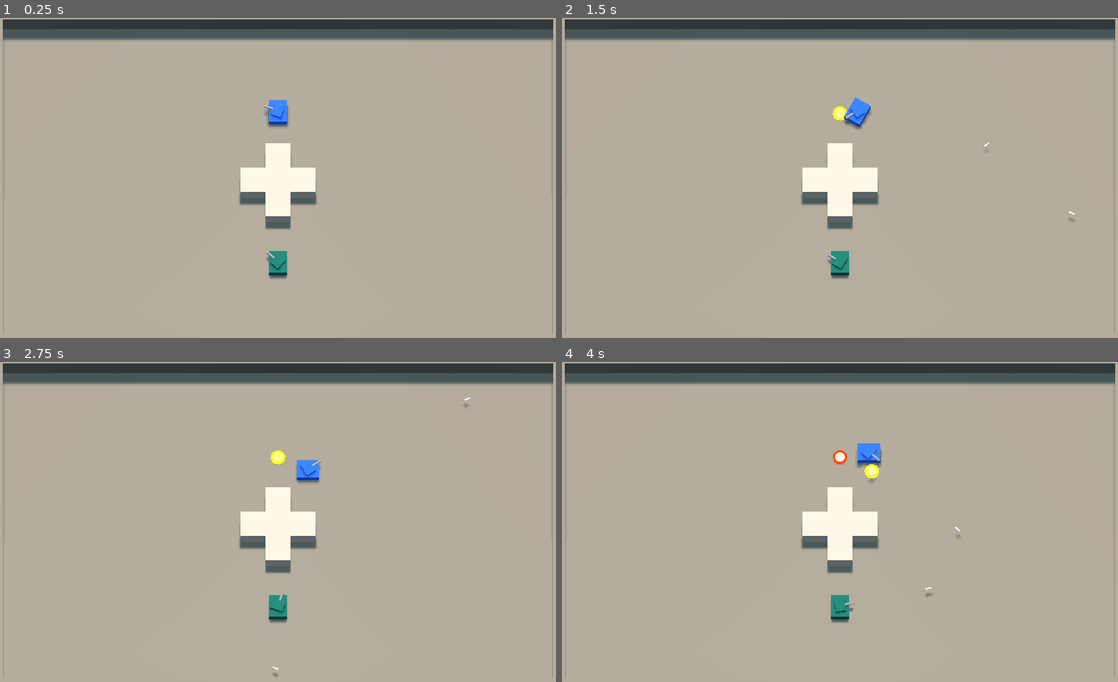
Above: before the commit, frames 1-4 (two rows, left to right).
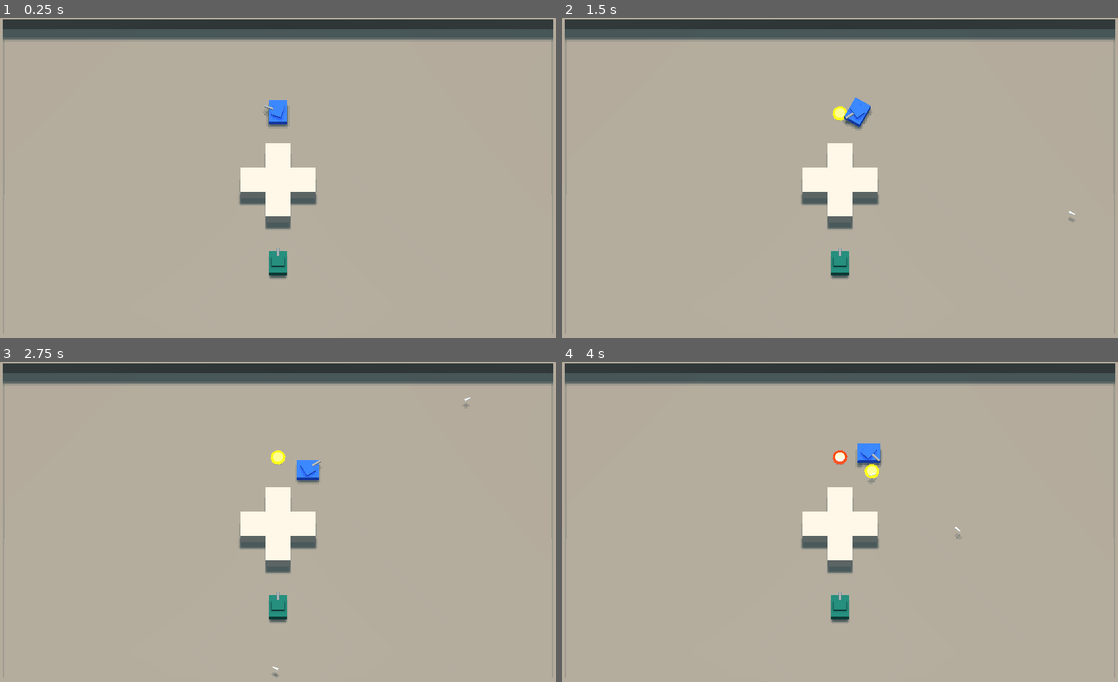
Above: after the commit, the same moments.

Repository: jdrempel/tanks
Game: Godot game, scene res://Main.tscn
Two runs of this game, one before a commit and one after it. Both use one fixed random seed, a clock stepped at 60 frames per second and the inputs below.
Inputs (mouse positions are in pixels of both pictures, inside the frame that each line leads up to):
- Up to frame 1 (0.25 s): no input
- Up to frame 2 (1.5 s): tap Enter at 0.5 s; move the mouse to (962, 165) at 0.52 s; hold D (move_right) 0.53-1.28 s; click (962, 165) at 0.6 s; right-click (962, 165) at 0.8 s; move the mouse to (728, 197) at 1.27 s; hold S (move_down) from 1.28 s (still down); right-click (728, 197) at 1.35 s
- Up to frame 3 (2.75 s): click (166, 541) at 1.55 s; move the mouse to (333, 451) at 2.02 s; release S (move_down) at 2.03 s; hold D (move_right) from 2.03 s (still down); click (333, 451) at 2.1 s; right-click (333, 451) at 2.3 s
- Up to frame 4 (4 s): move the mouse to (812, 589) at 2.77 s; release D (move_right) at 2.78 s; hold W (move_up) 2.78-3.53 s; right-click (812, 589) at 2.85 s; click (812, 589) at 3.05 s; move the mouse to (1006, 573) at 3.52 s; hold A (move_left) from 3.53 s (still down); click (1006, 573) at 3.6 s; right-click (1006, 573) at 3.8 s

The runs differ from the first frame. In frame 1, less than 0.1% of the frame differs, in the area x 48-52%, y 71-79%; in frame 2, less than 0.1%; in frame 3, less than 0.1%; in frame 4, less than 0.1%, in the area x 48-67%, y 70-79%.

Commit message:
Enemy tank aim leads player movement

Diff:
--- a/characters/enemies/Enemy.gd
+++ b/characters/enemies/Enemy.gd
@@ -2,7 +2,6 @@
 
 export var move_speed := 1.5
 export var turn_speed := 0.8  # rad/s
-export var look_speed := 3.0  # rad/s
 
 # Temporary
 onready var player1 = get_node("/root/Main/Player1")
@@ -15,6 +14,7 @@
 var target_rotation: Basis
 var opposite_rotation: Basis
 var rotation_lerp := 0.0
+var aim_location: Vector3
 
 enum AiState { SEARCHING, ENGAGING, FLEEING }
 var ai_state = AiState.SEARCHING
@@ -33,7 +33,7 @@
 export var ai_acquire_target_radius := 5.0  # meters
 export var ai_target_lock_sticky_factor := 1.5  # x multiplier
 
-var ai_target
+var ai_target: KinematicBody
 
 
 func _ready():
@@ -52,7 +52,6 @@
 	opposite_rotation = target_rotation.rotated(Vector3.UP, PI)
 	var opposite_quat = opposite_rotation.get_rotation_quat()
 	var angle_to_opposite = transform.basis.get_rotation_quat().angle_to(opposite_quat)
-	var pointing_vector: Vector3
 	if angle_to_target > angle_to_opposite:
 		target_rotation = opposite_rotation
 	var facing_vector := -transform.basis.z.normalized()
@@ -111,13 +110,46 @@
 	$FleeTimer.stop()
 
 
-func is_target_acquired() -> bool:
+func get_aim_location():
+	var target_velocity: Vector3 = ai_target.velocity
+	var ordnance_speed = $WeaponController.active_primary.ordnance.instance().move_speed
+	var ordnance_velocity = $Body/TurretRoot/FirePointCannon.global_transform.basis.z * ordnance_speed
+
+	var to_target = ai_target.global_transform.origin - global_transform.origin
+
+	var a = target_velocity.dot(target_velocity) - ordnance_speed * ordnance_speed
+	var b = 2 * target_velocity.dot(to_target)
+	var c = to_target.dot(to_target)
+
+	var p = -b / (2 * a)
+	var q = sqrt((b*b) - 4*a*c) / (2 * a)
+
+	var t1 = p - q
+	var t2 = p + q
+	var t
+
+	if (t1 > t2 and t2 > 0):
+		t = t2
+	else:
+		t = t1
+
+	aim_location = ai_target.global_transform.origin + target_velocity * t
+
+
+func is_target_in_sight() -> bool:
 	var space = get_world().direct_space_state
 	var result = space.intersect_ray(
 		$Body/TurretRoot/FirePointCannon.global_transform.origin,
 		ai_target.global_transform.origin
 	)
 	return result["collider"] == ai_target
+
+
+func is_target_acquired() -> bool:
+	var aiming_vector = $Body/TurretRoot/FirePointCannon.global_transform.basis.z.normalized()
+	var vector_to_target = (aim_location - global_transform.origin).normalized()
+	print(aiming_vector, aiming_vector.dot(vector_to_target))
+	return aiming_vector.dot(-vector_to_target) > 0.95
 
 
 func find_target_player():
@@ -150,8 +182,6 @@
 		$Body/TurretRoot/FirePointCannon.global_transform.origin,
 		ai_target.global_transform.origin
 	)
-	print(result["collider"], " ", ai_target)
-	print(distance_to_target, " ", ai_acquire_target_radius * ai_target_lock_sticky_factor)
 	return (
 		is_instance_valid(ai_target) and (
 			(
@@ -206,12 +236,16 @@
 
 func _on_EngageTimer_timeout():
 	if is_instance_valid(ai_target):
-		if is_target_acquired():
-			$WeaponController.active_primary._fire()
+		if is_target_in_sight():
+			get_aim_location()
+			$Body/TurretRoot.set_look_location(aim_location)
 			start_move_to(global_transform.origin)
 		else:
 			start_move_to(ai_target.global_transform.origin)
 
+		if is_target_acquired():
+			$WeaponController.active_primary._fire()
+
 
 func _on_FleeTimer_timeout():
 	pass # Replace with function body.
--- a/characters/enemies/TurretRootEnemy.gd
+++ b/characters/enemies/TurretRootEnemy.gd
@@ -1,14 +1,22 @@
 extends Spatial
 
-export(PackedScene) var ordnance
+onready var drop_plane = Plane(Vector3.UP, global_transform.origin.y)
 
-onready var drop_plane = Plane(Vector3.UP, global_transform.origin.y)
-onready var camera = get_viewport().get_camera()
+var look_location := Vector3.ZERO
+
+export var look_speed := 3.0  # rad/s
+
+
+func set_look_location(raw_vector: Vector3):
+	look_location = drop_plane.intersects_ray(
+		raw_vector - Vector3.UP * 1000,
+		raw_vector + Vector3.UP * 1000
+	)
+
+
+func _ready():
+	set_look_location(Vector3.ZERO)
+
 
 func _process(delta):
-	var mouse_position = get_viewport().get_mouse_position()
-	var mouse_pos_3d = drop_plane.intersects_ray(
-		camera.project_ray_origin(mouse_position),
-		camera.project_ray_normal(mouse_position)
-	)
-	look_at(mouse_pos_3d, Vector3.UP)
+	look_at(look_location, Vector3.UP)
--- a/characters/player/Player.tscn
+++ b/characters/player/Player.tscn
@@ -76,3 +76,4 @@
 [node name="WeaponController" type="Node" parent="."]
 script = ExtResource( 1 )
 weapons = [ ExtResource( 7 ), ExtResource( 8 ) ]
+player_controlled = true
--- a/characters/weapons/WeaponController.gd
+++ b/characters/weapons/WeaponController.gd
@@ -3,6 +3,8 @@
 export(Array, PackedScene) var weapons: Array = []
 
 var _weapons: Array
+
+export var player_controlled = false
 
 var active_primary = null
 var active_secondary = null
@@ -26,10 +28,11 @@
 
 
 func _process(delta):
-	if Input.is_action_just_pressed("fire_primary"):
-		if active_primary != null:
-			active_primary._fire()
+	if player_controlled:
+		if Input.is_action_just_pressed("fire_primary"):
+			if active_primary != null:
+				active_primary._fire()
 
-	if Input.is_action_just_pressed("fire_secondary"):
-		if active_secondary != null:
-			active_secondary._fire()
+		if Input.is_action_just_pressed("fire_secondary"):
+			if active_secondary != null:
+				active_secondary._fire()
